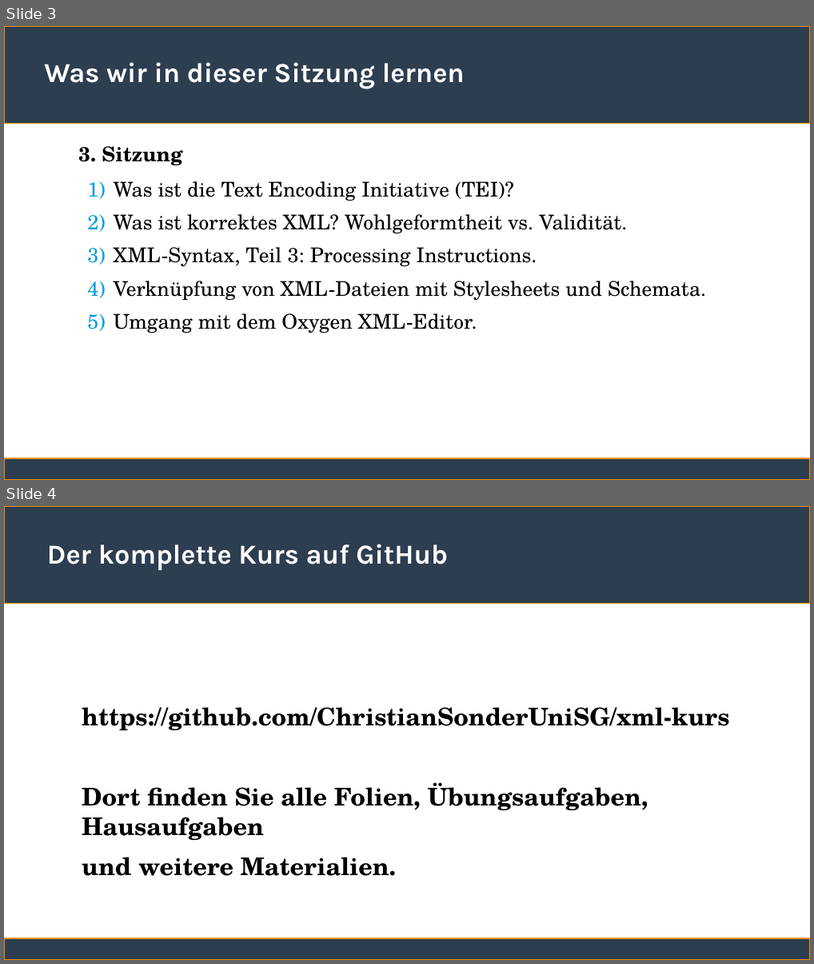
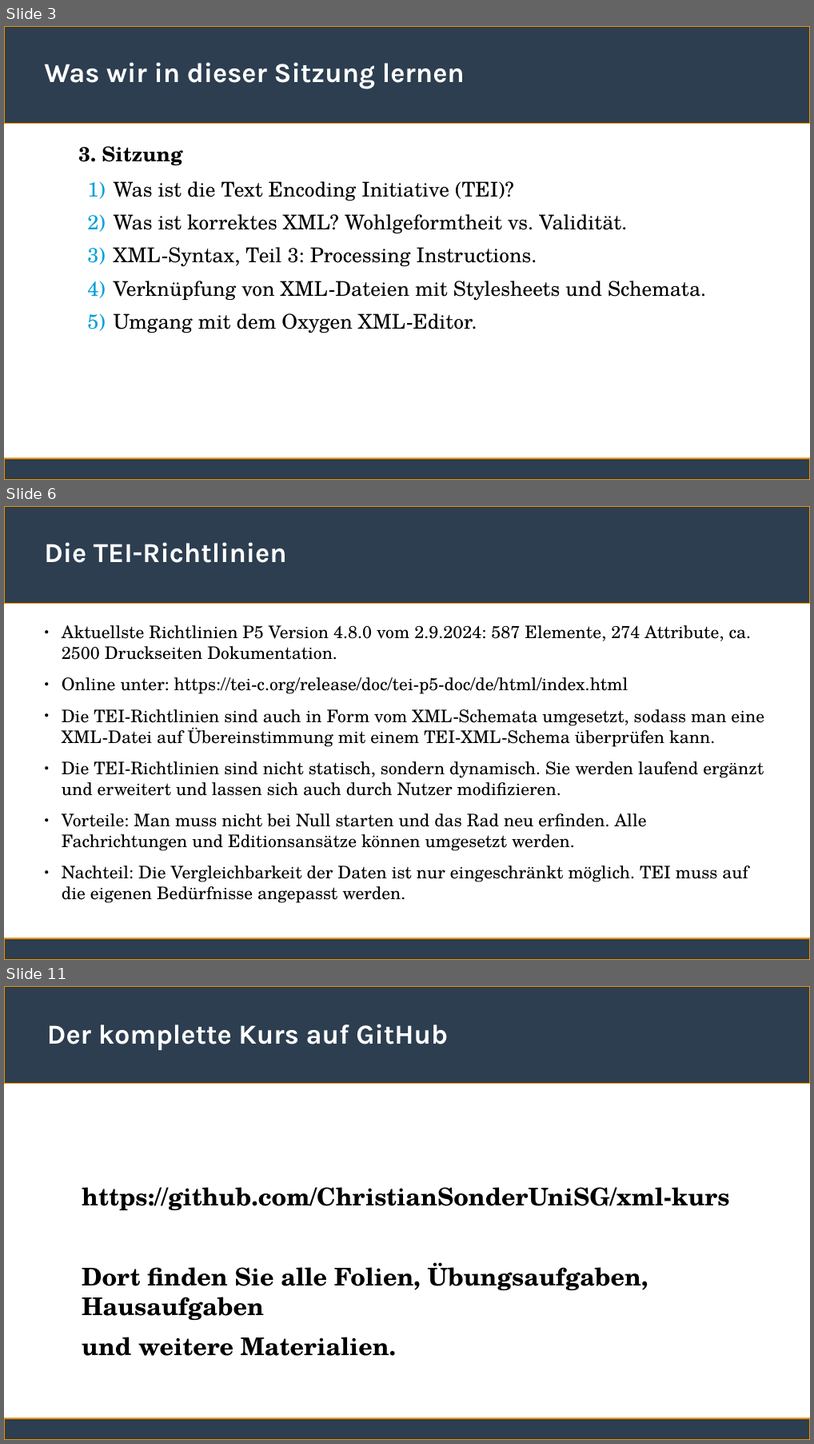
Before and after one commit to ChristianSonderUniSG/xml-kurs, a slide deck: sitzung_3/sitzung_3.odp. Shown one above the other, each under a label of ours: slides 3 and 4 before the commit, slides 3, 6 and 11 after it; the slides between them are not shown. The pictures are 814x964 and 814x1444 pixels, drawn with LibreOffice and Linux fonts; fonts in the diff are those of the drawing. Boxes give left, top, right and bottom in pixels: in the first picture for what was removed or moved away, otherwise in the second. Text is boxed around its words. In the diff, an @@ line names an element or a change of style, - is before the commit and + after.

```diff
--- a/sitzung_3/sitzung_3.odp
+++ b/sitzung_3/sitzung_3.odp
@@ slide 6 added at (4,506,810,960), background #FFFFFF; not listed: 2 template elements that a slide beside it also shows @@
@@ title added at (44,542,287,563), 27 pt, text #FFFFFF, bold @@
+Die TEI-Richtlinien
@@ text added at (62,625,765,903), 17 pt, text #000000 @@
+● Aktuellste Richtlinien P5 Version 4.8.0 vom 2.9.2024: 587 Elemente, 274 Attribute, ca. 2500 Druckseiten Dokumentation.
+● Online unter: https://tei-c.org/release/doc/tei-p5-doc/de/html/index.html
+● Die TEI-Richtlinien sind auch in Form vom XML-Schemata umgesetzt, sodass man eine XML-Datei auf Übereinstimmung mit einem TEI-XML-Schema überprüfen kann.
+● Die TEI-Richtlinien sind nicht statisch, sondern dynamisch. Sie werden laufend ergänzt und erweitert und lassen sich auch durch Nutzer modifizieren.
+● Vorteile: Man muss nicht bei Null starten und das Rad neu erfinden. Alle Fachrichtungen und Editionsansätze können umgesetzt werden.
+● Nachteil: Die Vergleichbarkeit der Daten ist nur eingeschränkt möglich. TEI muss auf die eigenen Bedürfnisse angepasst werden.
@@ what was slide 4 is now slide 11 @@
```
Also in this commit, not shown: 6 other slides added, 1 other file.
